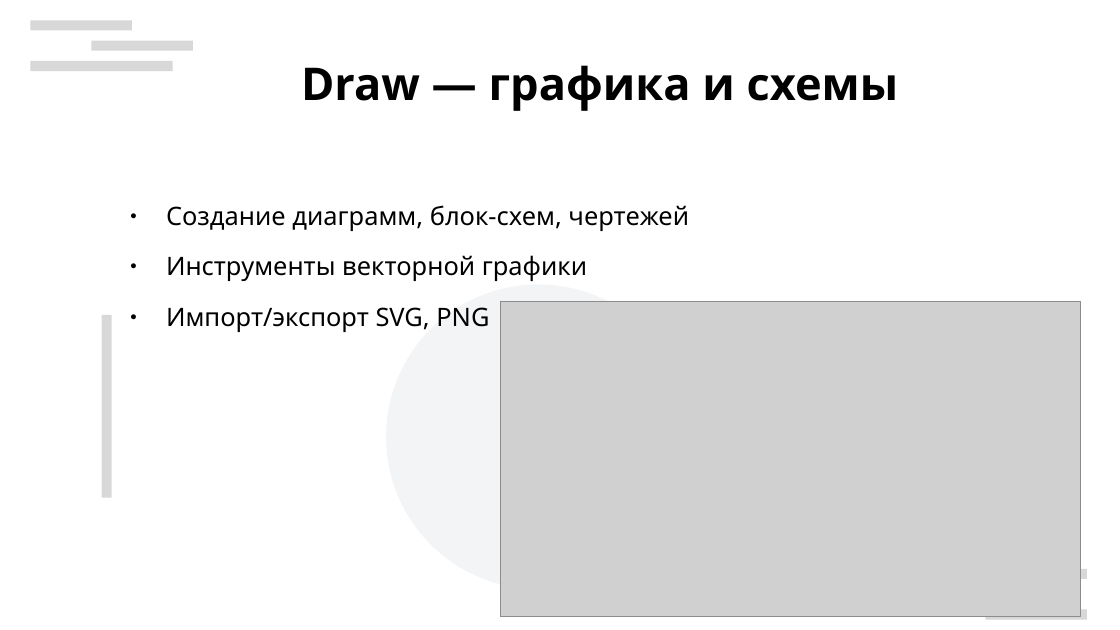
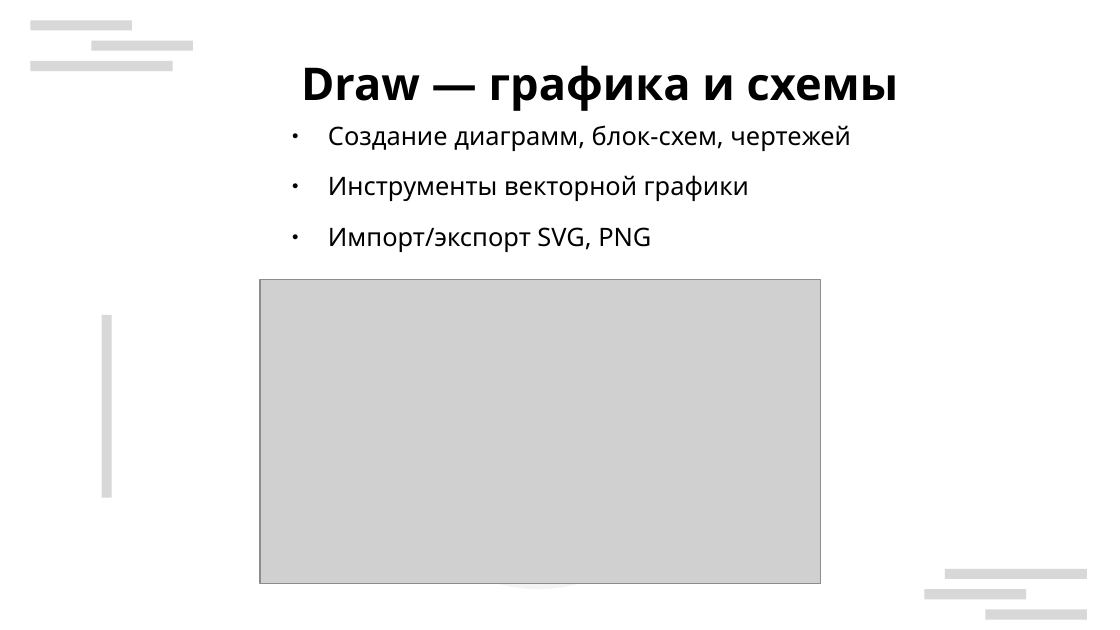
Before and after one commit to Soft-Darkness/digital-fundamentals, a slide deck: slide 7 of documents/Обзор LibreOffice.odp. Drawn at 1120x630 pixels with LibreOffice and Linux fonts; fonts in the diff are those of the drawing; grey boxes stand for pictures; background and template pictures are left out. Boxes give left, top, right and bottom in pixels: in the first picture for what was removed or moved away, otherwise in the second. Text is boxed around its words. In the diff, an @@ line names an element or a change of style, - is before the commit and + after.

```diff
--- a/documents/Обзор LibreOffice.odp
+++ b/documents/Обзор LibreOffice.odp
@@ text "Создание диаграмм, блок-схем, чертежей": place and size @@
-text "Создание диаграмм, блок-схем, чертежей" at (166, 205, 689, 332)
+text "Создание диаграмм, блок-схем, чертежей" at (328, 125, 851, 252)
@@ picture: place and size @@
-picture at (501, 302, 1081, 617)
+picture at (260, 281, 820, 584)
@@ rectangle added at (925, 589, 1026, 600), fill #CCCCCC at 75% opacity @@
```
Also in this commit, not shown: 3 other slides changed, 1 other file.
